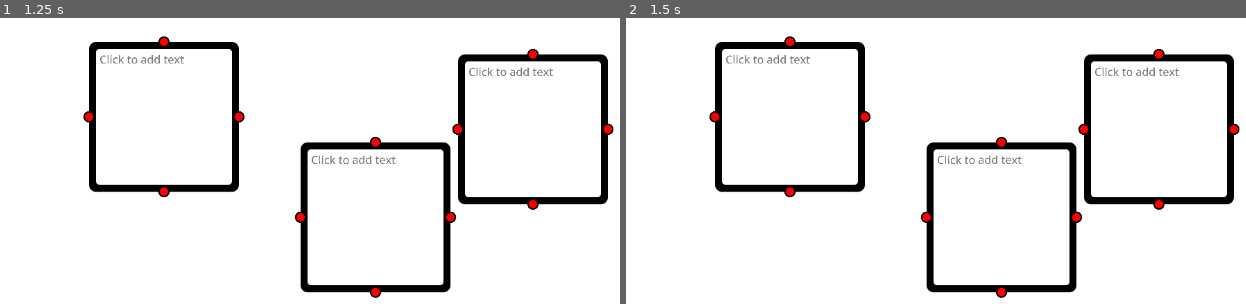
Above: before the commit, frames 1-2 (left to right).
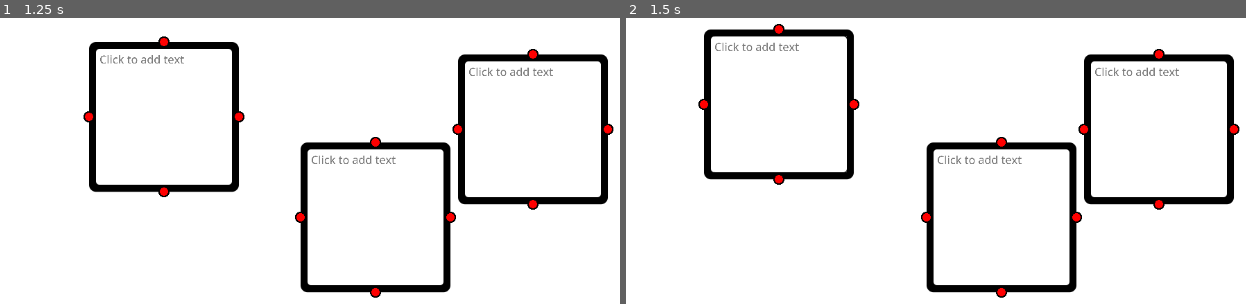
Above: after the commit, the same moments.

Repository: Shuflduf/Flow-Chart
Game: Godot game, scene res://scenes/main.tscn
Two runs of this game, one before a commit and one after it. Both use one fixed random seed, a clock stepped at 60 frames per second and the inputs below. The engine's default icon, where the game draws it, is replaced by a stand-in: a white triangle on a blue panel in a dark square.
Inputs (mouse positions are in pixels of both pictures, inside the frame that each line leads up to):
- Up to frame 1 (1.25 s): tap Enter at 0.5 s; move the mouse to (outside the picture) at 0.52 s; press the mouse at (outside the picture) at 0.53 s
- Up to frame 2 (1.5 s): tap Space at 1.25 s; move the mouse to (787, 118) at 1.27 s; release the mouse at (787, 118) at 1.28 s; click (787, 118) at 1.35 s

Frame 1 is identical in both runs. In frame 2, 5.1% of the frame differs, in the area x 11-40%, y 2-63%.

Commit message:
TEXT IS STILL BROKE

Diff:
--- a/project.godot
+++ b/project.godot
@@ -19,6 +19,10 @@
 
 Global="*res://scripts/global.gd"
 
+[editor_plugins]
+
+enabled=PackedStringArray("res://addons/linepath2d/plugin.cfg")
+
 [input]
 
 mouse_left={
--- a/scenes/handle.tscn
+++ b/scenes/handle.tscn
@@ -4,10 +4,8 @@
 [ext_resource type="Script" path="res://scripts/handle.gd" id="2_cms6t"]
 
 [node name="Handle" type="Panel"]
-offset_left = -8.0
-offset_top = 56.0
-offset_right = 8.0
-offset_bottom = 72.0
+offset_right = 16.0
+offset_bottom = 16.0
 theme_override_styles/panel = ExtResource("1_5fc7q")
 script = ExtResource("2_cms6t")
 
--- a/scenes/node.tscn
+++ b/scenes/node.tscn
@@ -1,7 +1,8 @@
-[gd_scene load_steps=7 format=3 uid="uid://bt8ik1p2capsh"]
+[gd_scene load_steps=8 format=3 uid="uid://bt8ik1p2capsh"]
 
 [ext_resource type="Script" path="res://scripts/node.gd" id="1_33khk"]
 [ext_resource type="FontFile" uid="uid://b84rrip7gr1t1" path="res://assets/fonts/OPENSANS-MEDIUM.TTF" id="2_l54e1"]
+[ext_resource type="Texture2D" uid="uid://bhq6k0reoaba5" path="res://icon.svg" id="2_ye5ua"]
 [ext_resource type="StyleBox" uid="uid://dyrgf00qmr58x" path="res://resources/textedit.tres" id="3_3as4h"]
 [ext_resource type="PackedScene" uid="uid://22388onf67bk" path="res://scenes/handle.tscn" id="4_gqlv8"]
 
@@ -39,6 +40,7 @@
 
 [node name="MarginContainer" type="MarginContainer" parent="."]
 layout_mode = 2
+mouse_filter = 2
 theme_override_constants/margin_left = 10
 theme_override_constants/margin_top = 10
 theme_override_constants/margin_right = 10
@@ -46,17 +48,19 @@
 
 [node name="PanelContainer" type="PanelContainer" parent="MarginContainer"]
 layout_mode = 2
-mouse_filter = 1
+mouse_filter = 2
 theme_override_styles/panel = SubResource("StyleBoxFlat_gj3vu")
 
 [node name="MarginContainer" type="MarginContainer" parent="MarginContainer/PanelContainer"]
 layout_mode = 2
+mouse_filter = 0
 theme_override_constants/margin_left = 5
 theme_override_constants/margin_right = 0
 
 [node name="TextEdit" type="TextEdit" parent="MarginContainer/PanelContainer/MarginContainer"]
 unique_name_in_owner = true
 layout_mode = 2
+focus_mode = 1
 mouse_filter = 1
 theme_override_colors/font_color = Color(0, 0, 0, 1)
 theme_override_colors/font_readonly_color = Color(0, 0, 0, 1)
@@ -66,17 +70,20 @@
 theme_override_styles/normal = ExtResource("3_3as4h")
 theme_override_styles/read_only = ExtResource("3_3as4h")
 placeholder_text = "Click to add text"
-editable = false
 wrap_mode = 1
 scroll_smooth = true
 caret_blink = true
 
 [node name="Handles" type="Control" parent="."]
 layout_mode = 2
-mouse_filter = 1
+mouse_filter = 2
 
 [node name="Handle" parent="Handles" instance=ExtResource("4_gqlv8")]
 layout_mode = 0
+offset_left = -8.0
+offset_top = 56.0
+offset_right = 8.0
+offset_bottom = 72.0
 
 [node name="Handle2" parent="Handles" instance=ExtResource("4_gqlv8")]
 layout_mode = 0
@@ -99,7 +106,10 @@
 offset_right = 72.0
 offset_bottom = 7.99999
 
-[connection signal="gui_input" from="." to="." method="_on_gui_input"]
-[connection signal="mouse_entered" from="." to="." method="_on_mouse_entered"]
-[connection signal="focus_exited" from="MarginContainer/PanelContainer/MarginContainer/TextEdit" to="." method="_on_text_edit_focus_exited"]
-[connection signal="gui_input" from="MarginContainer/PanelContainer/MarginContainer/TextEdit" to="." method="_on_text_edit_gui_input"]
+[node name="Pointers" type="Node2D" parent="."]
+visible = false
+
+[node name="Sprite2D" type="Sprite2D" parent="Pointers"]
+texture = ExtResource("2_ye5ua")
+
+[connection signal="gui_input" from="MarginContainer/PanelContainer/MarginContainer" to="." method="_on_gui_input"]
--- a/scripts/handle.gd
+++ b/scripts/handle.gd
@@ -13,8 +13,9 @@
 			moving = (event.position - get_local_mouse_position()).length()\
 				 > Global.settings.handles_mouse_margin
 
-		if moving and Global.active_handle == null:
+		if moving: #and Global.active_handle == null
 			Global.active_handle = self
+			print(name)
 
 func holding_down():
 	return Input.is_action_pressed("mouse_left")
--- a/scripts/node.gd
+++ b/scripts/node.gd
@@ -18,7 +18,6 @@
 func _on_gui_input(event):
 	if event.is_action_pressed("mouse_left"):
 		local_mouse_offset = -event.position
-		print(local_mouse_offset)
 
 		var moving := false
 		while !moving and holding_down():
@@ -35,12 +34,14 @@
 		drop()
 
 func pickup():
-	if Global.active_node == null:
-		Global.whos_on_top.push_front(self)
-		Global.verify_on_top()
+	_on_text_edit_focus_exited()
+	Global.whos_on_top.push_front(self)
+	Global.verify_on_top()
+
 
 func drop():
 	Global.active_node = null
+	#text.editable = true
 
 func move_down():
 	z_index -= 1
